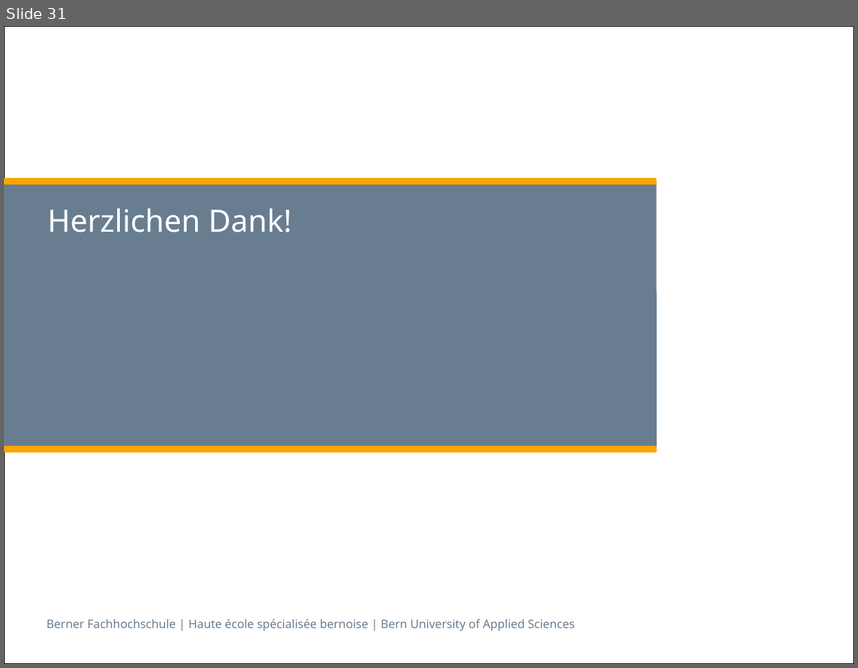
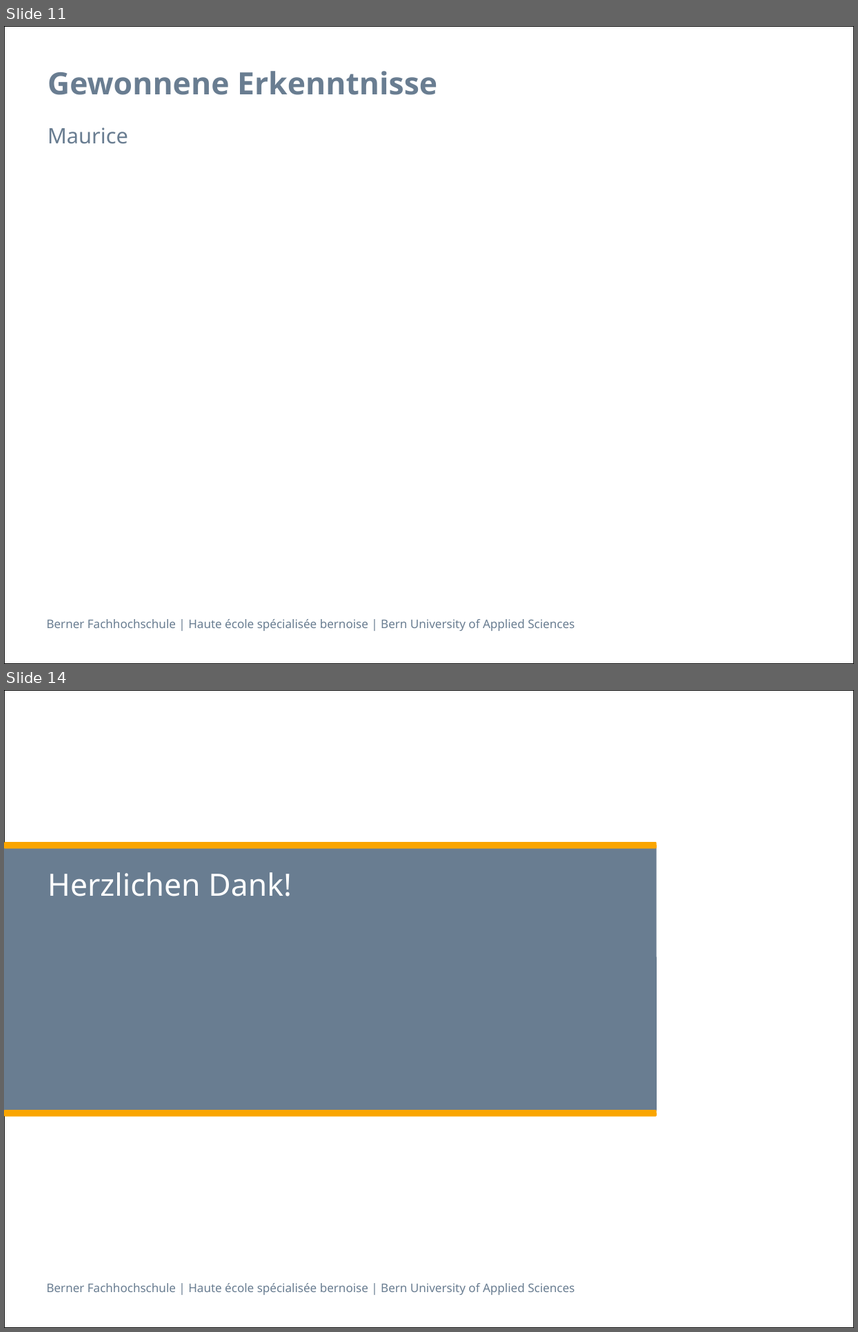
Before and after one commit to zyssm4/ch.bfh.btx8081.w2015.red, a slide deck: doc/Task14/task14_presentation Schlurp.pptx. Shown one above the other, each under a label of ours: slide 31 before the commit, slides 11 and 14 after it; the slides between them are not shown. The pictures are 858x668 and 858x1332 pixels, drawn with LibreOffice and Linux fonts; fonts in the diff are those of the drawing. Boxes give left, top, right and bottom in pixels: in the first picture for what was removed or moved away, otherwise in the second. Text is boxed around its words. In the diff, an @@ line names an element or a change of style, - is before the commit and + after.

```diff
--- a/doc/Task14/task14_presentation Schlurp.pptx
+++ b/doc/Task14/task14_presentation Schlurp.pptx
@@ slide 11 added at [4,26,854,664], background #FFFFFF; not listed: 2 template elements that a slide beside it also shows @@
@@ title added at [47,71,437,95], 26 pt, text #697D91, bold @@
+Gewonnene Erkenntnisse
@@ text added at [47,127,128,144], 18 pt, text #697D91 @@
+Maurice
@@ what was slide 31 is now slide 14 @@
```
Also in this commit, not shown: 1 slide changed, 11 other slides added, 29 slides removed.
